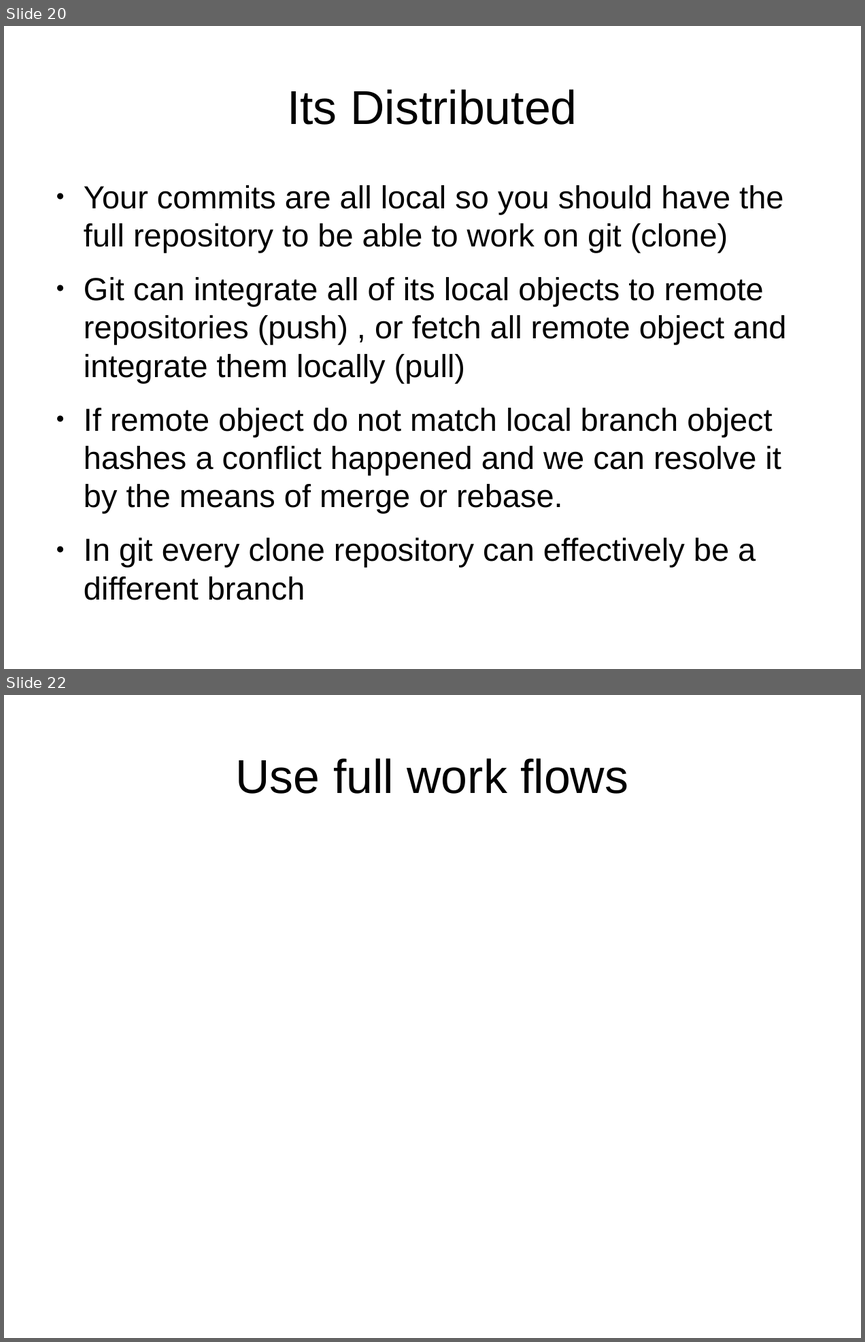
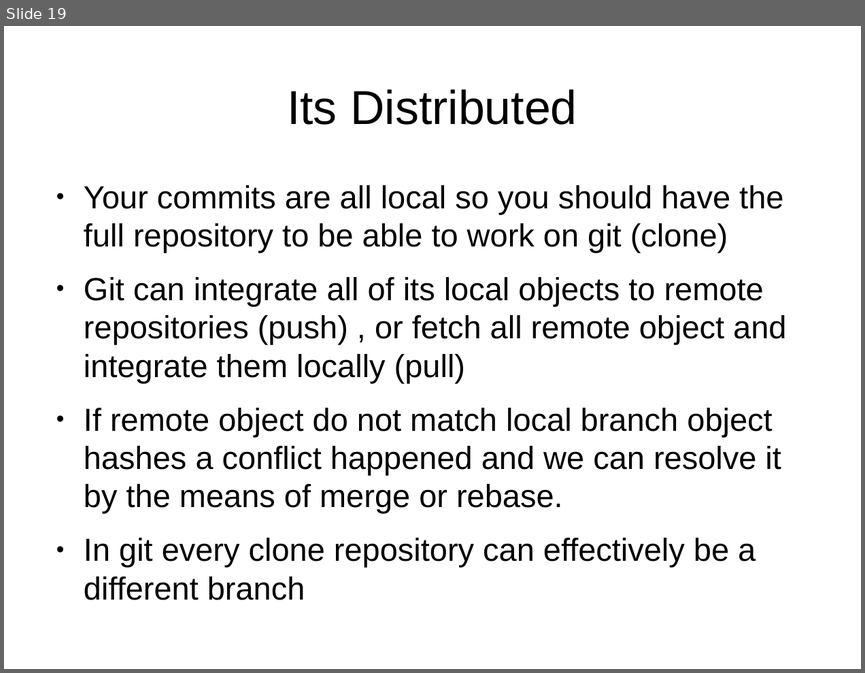
Before and after one commit to aminhjz-old/learngitthehardway, a slide deck: learngitthehardway.odp. Shown one above the other, each under a label of ours: slides 20 and 22 before the commit, slide 19 after it; the slides between them are not shown. The pictures are 865x1342 and 865x673 pixels, drawn with LibreOffice and Linux fonts; fonts in the diff are those of the drawing. Boxes give left, top, right and bottom in pixels: in the first picture for what was removed or moved away, otherwise in the second. Text is boxed around its words. In the diff, an @@ line names an element or a change of style, - is before the commit and + after.

```diff
--- a/learngitthehardway.odp
+++ b/learngitthehardway.odp
@@ slide 22 removed at (x1=4, y1=695, x2=861, y2=1338), background #FFFFFF @@
@@ title removed at (x1=235, y1=758, x2=628, y2=794) @@
-Use full work flows
@@ what was slide 20 is now slide 19 @@
```
Also in this commit, not shown: 6 slides changed, 7 slides added, 1 other slide removed, 4 other files.
